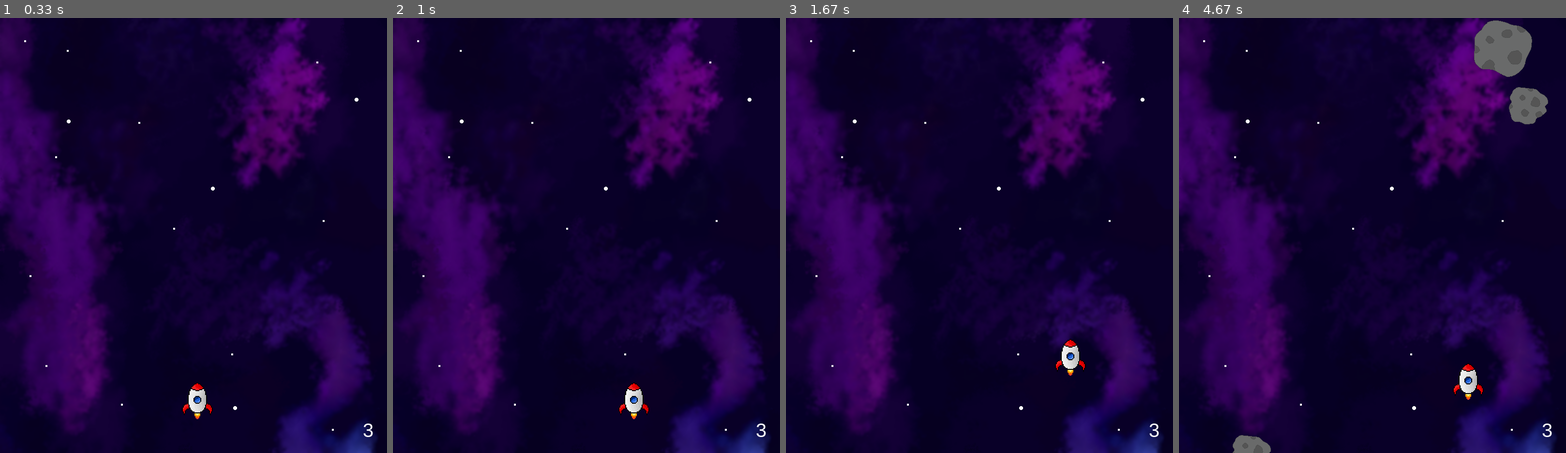
Above: before the commit, frames 1-4 (left to right).
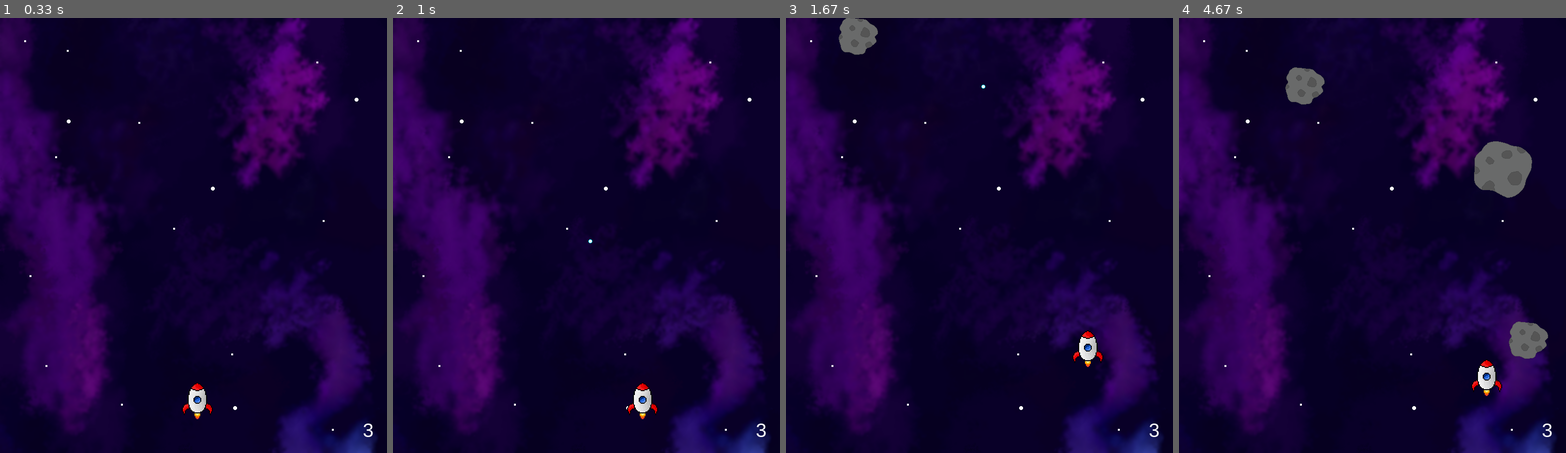
Above: after the commit, the same moments.

Repository: Ranlen1/Rocket_Ship_Pygame
Game: pygame game, started from main.py
Two runs of this game, one before a commit and one after it. Both use one fixed random seed, a clock stepped at 60 frames per second and the inputs below.
Inputs (mouse positions are in pixels of both pictures, inside the frame that each line leads up to):
- Up to frame 1 (0.33 s): no input
- Up to frame 2 (1 s): click (586, 235) at 0.38 s; hold D from 0.67 s (still down)
- Up to frame 3 (1.67 s): release D at 1.13 s; hold W 1.17-1.47 s; hold D from 1.5 s (still down)
- Up to frame 4 (4.67 s): release D at 1.97 s; hold A 2-2.53 s; hold S 2.57-2.87 s; hold A 2.9-3.3 s; hold W 3.33-3.7 s; hold D 3.73-4.37 s; hold S from 4.4 s (still down)

Frame 1 is identical in both runs. In frame 2, 0.5% of the frame differs, in the area x 50-69%, y 50-93%; in frame 3, 1.3%; in frame 4, 5.9%, in the area x 13-96%, y 0-100%.

Commit message:
changed difficulty scaling

Diff:
--- a/main.py
+++ b/main.py
@@ -19,13 +19,12 @@
 player_position = [368, 750]
 hp = 3
 text_font = pygame.font.SysFont("Arial", 40)
-moving_up = False;moving_down = False;moving_left = False;moving_right = False
-meteorites_1 = [];meteorites_2 = []; projectile_position = []
-meteorite_spawn_time_1 = 2000;meteorite_spawn_time_2 = 4100
+moving_up = False;moving_down = False;moving_left = False;moving_right = False; shooting = False
+meteorites_1 = [];meteorites_2 = []; projectile_position = [0, 0]
+meteorite_spawn_time_1 = 1400;meteorite_spawn_time_2 = 3250
 last_spawn_time_1 = pygame.time.get_ticks();last_spawn_time_2 = pygame.time.get_ticks()
 meteorite_falling_speed_1 = 6;meteorite_falling_speed_2 = 4
-invulnerability = death_time = 0
-projectile_cooldown = 180
+death_time = 0; projectile_cooldown = 180
 def draw_text(text, font, text_col, x, y):
     img = font.render(text, True, text_col)
     screen.blit(img, (x, y))
@@ -37,43 +36,39 @@
         current_time = pygame.time.get_ticks()
         if current_time - last_spawn_time_1 > meteorite_spawn_time_1:
             meteorite = random.randint(0, window_size[0] - meteorite_1.get_width())
-            meteorites_1.append([meteorite, -meteorite_1.get_height()])
+            meteorites_1.append([meteorite, -meteorite_1.get_height(), 1])
             last_spawn_time_1 = current_time
-            if meteorite_spawn_time_1 > 1500:meteorite_spawn_time_1 -= 17
-            elif meteorite_spawn_time_1 > 1000:meteorite_spawn_time_1 -= 10
-            else:meteorite_spawn_time_1 -= 6
-            if meteorite_falling_speed_1 < 8.5:meteorite_falling_speed_1 += 0.05
-            elif meteorite_falling_speed_1 < 10:meteorite_falling_speed_1 += 0.04
-            else:meteorite_falling_speed_1 += 0.03
         if current_time - last_spawn_time_2 > meteorite_spawn_time_2:
             meteorite = random.randint(0, window_size[0] - meteorite_2.get_width())
-            meteorites_2.append([meteorite, -meteorite_2.get_height()])
+            meteorites_2.append([meteorite, -meteorite_2.get_height(), 1])
             last_spawn_time_2 = current_time
-            if meteorite_spawn_time_2 > 3000:meteorite_spawn_time_2-=24
-            elif meteorite_spawn_time_2 > 2000:meteorite_spawn_time_2-=15
-            else:meteorite_spawn_time_2-=8
-            if meteorite_falling_speed_2 < 6.5:meteorite_falling_speed_2 += 0.06
-            elif meteorite_falling_speed_2 < 8:meteorite_falling_speed_2 += 0.05
-            else:meteorite_falling_speed_2 += 0.04
+        if shooting and projectile_position[1] > -9:projectile_position[1] -= 8
+        else:shooting = False
         for meteorite in meteorites_2[:]:
             meteorite[1] += meteorite_falling_speed_2
             if meteorite[1] > window_size[1]:meteorites_2.remove(meteorite)
-            else:screen.blit(meteorite_2, meteorite)
-            if player_mask.overlap(meteorite_2_mask, (meteorite[0]-player_position[0],meteorite[1] - player_position[1])) and invulnerability <= 0:
-                if hp > 1:hp -= 1; invulnerability = 60
+            elif projectile_mask.overlap(meteorite_2_mask, (meteorite[0]-projectile_position[0],meteorite[1] - projectile_position[1])) and shooting:meteorites_2.remove(meteorite); shooting = False
+            else:screen.blit(meteorite_2, [meteorite[0], meteorite[1]])
+            if player_mask.overlap(meteorite_2_mask, (meteorite[0]-player_position[0],meteorite[1] - player_position[1])) and meteorite[2]:
+                meteorite[2] = 0
+                if hp > 1:hp -= 1
                 else:death_time = pygame.time.get_ticks();hp = 0
         for meteorite in meteorites_1[:]:
             meteorite[1] += meteorite_falling_speed_1
             if meteorite[1] > window_size[1]:meteorites_1.remove(meteorite)
-            else:screen.blit(meteorite_1, meteorite)
-            if player_mask.overlap(meteorite_1_mask, (meteorite[0]-player_position[0],meteorite[1] - player_position[1])) and invulnerability <= 0:
-                if hp > 1:hp -= 1; invulnerability = 60
+            elif projectile_mask.overlap(meteorite_1_mask, (meteorite[0]-projectile_position[0],meteorite[1] - projectile_position[1])) and shooting:meteorites_1.remove(meteorite); shooting = False
+            else:screen.blit(meteorite_1, [meteorite[0], meteorite[1]])
+            if player_mask.overlap(meteorite_1_mask, (meteorite[0]-player_position[0],meteorite[1] - player_position[1])) and meteorite[2]:
+                meteorite[2] = 0
+                if hp > 1:hp -= 1
                 else:death_time = pygame.time.get_ticks();hp = 0
-        if moving_up: player_position[1] = max(player_position[1] - 5, -4)
-        if moving_down: player_position[1] = min(player_position[1] + 5, 820)
-        if moving_left: player_position[0] = max(player_position[0] - 5, -8)
-        if moving_right: player_position[0] = min(player_position[0] + 5, 728)
-        invulnerability -= 1
+        if shooting:
+            screen.blit(projectile, projectile_position)
+        if moving_up: player_position[1] = max(player_position[1] - 6, -4)
+        if moving_down: player_position[1] = min(player_position[1] + 6, 820)
+        if moving_left: player_position[0] = max(player_position[0] - 6, -8)
+        if moving_right: player_position[0] = min(player_position[0] + 6, 728)
+        projectile_cooldown += 1; meteorite_falling_speed_1 += 0.002; meteorite_falling_speed_2 += 0.002; meteorite_spawn_time_1 -= 0.17; meteorite_spawn_time_2 -= 0.14
     else:
         draw_text("YOU DIED", text_font, (255, 0, 0), 300, 450)
         if pygame.time.get_ticks() - death_time > 1000:
@@ -92,6 +87,8 @@
             if event.key == K_s: moving_down = False
             if event.key == K_a: moving_left = False
             if event.key == K_d: moving_right = False
-            print(2)
+        if event.type == pygame.MOUSEBUTTONDOWN:
+            if event.button == pygame.BUTTON_LEFT and projectile_cooldown >= 180:
+                shooting = True; projectile_cooldown = 0; projectile_position = [player_position[0]+36, player_position[1]-4]
     pygame.display.update()
     clock.tick(60)
